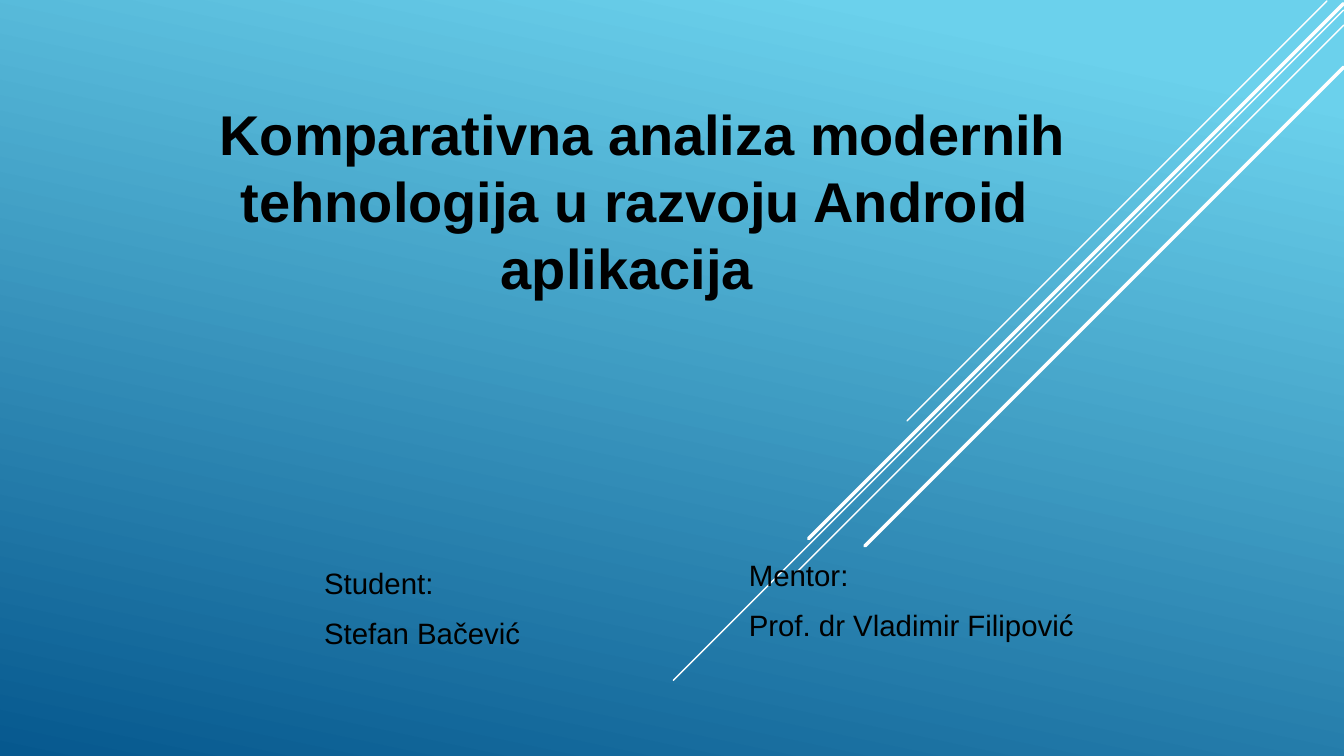
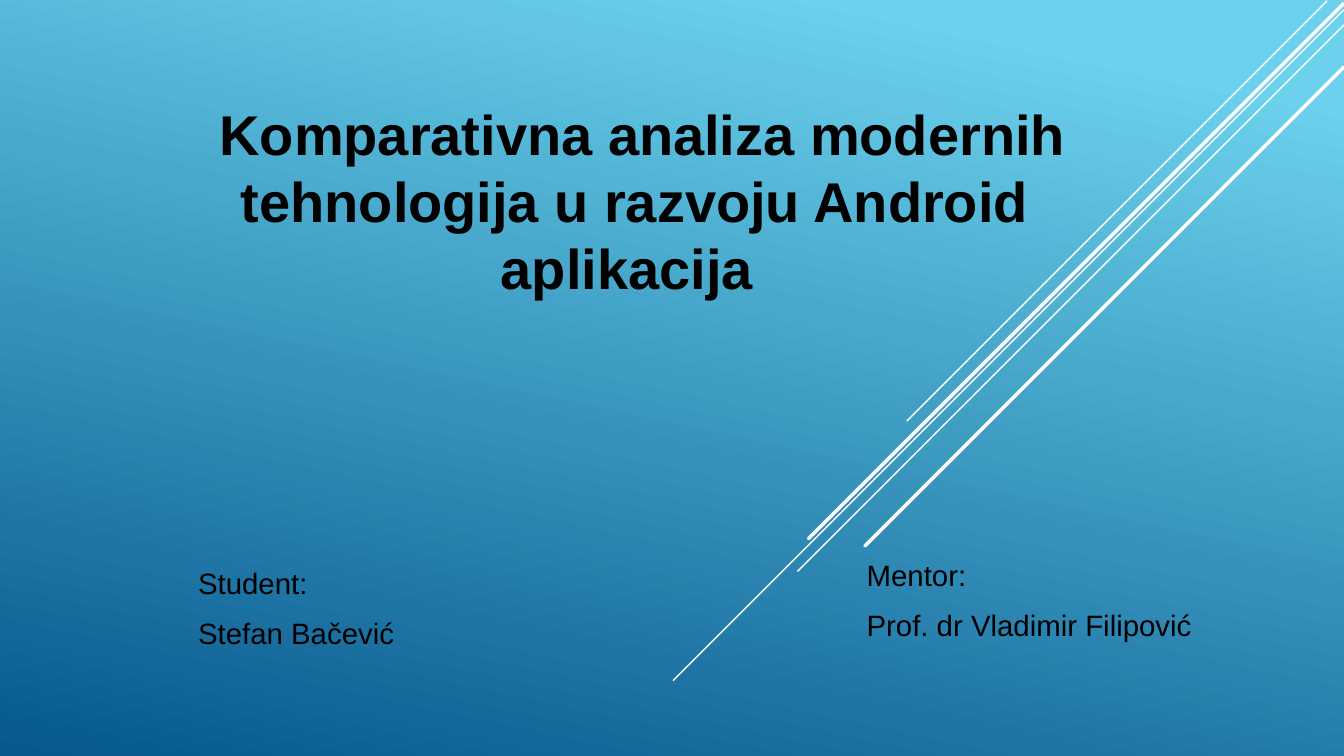
Before and after one commit to stefan11091991/masterRadAndroid, a slide deck: slide 1 of prezentacija.pptx. Drawn at 1344x756 pixels with LibreOffice and Linux fonts; fonts in the diff are those of the drawing. Boxes give left, top, right and bottom in pixels: in the first picture for what was removed or moved away, otherwise in the second. Text is boxed around its words. In the diff, an @@ line names an element or a change of style, - is before the commit and + after.

```diff
--- a/prezentacija.pptx
+++ b/prezentacija.pptx
@@ text "Student:": place and size @@
-text "Student:" at (324, 572, 520, 645)
+text "Student:" at (198, 572, 394, 645)
@@ text "Mentor:": place and size @@
-text "Mentor:" at (749, 563, 1073, 642)
+text "Mentor:" at (867, 565, 1191, 642)
```
Also in this commit, not shown: 5 other slides changed, 2 other files.
